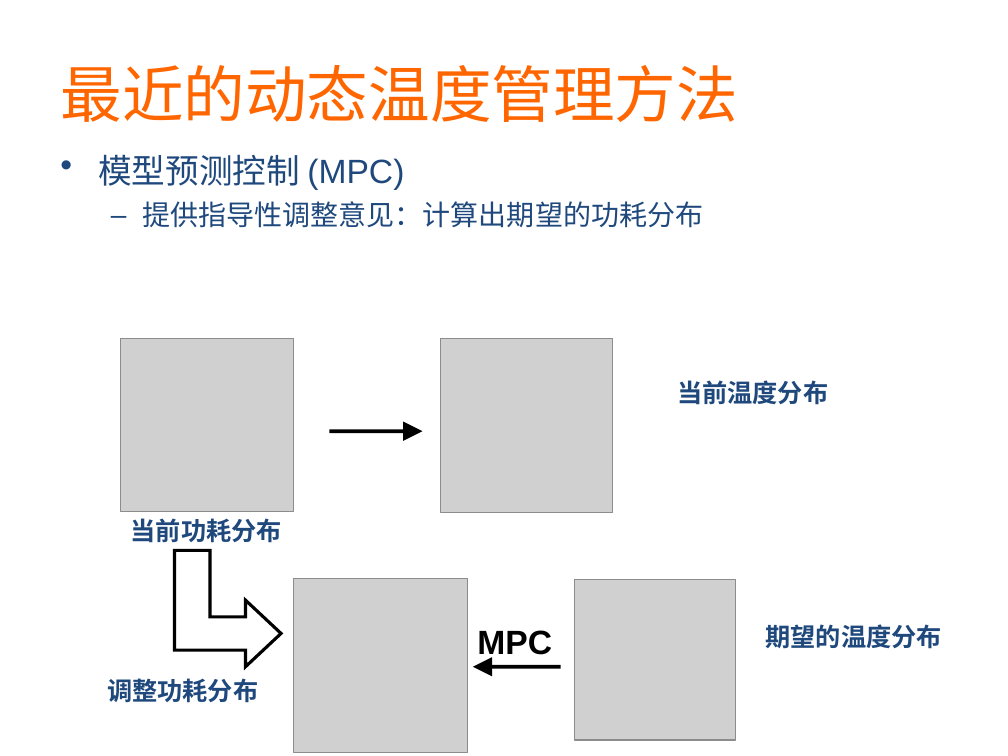
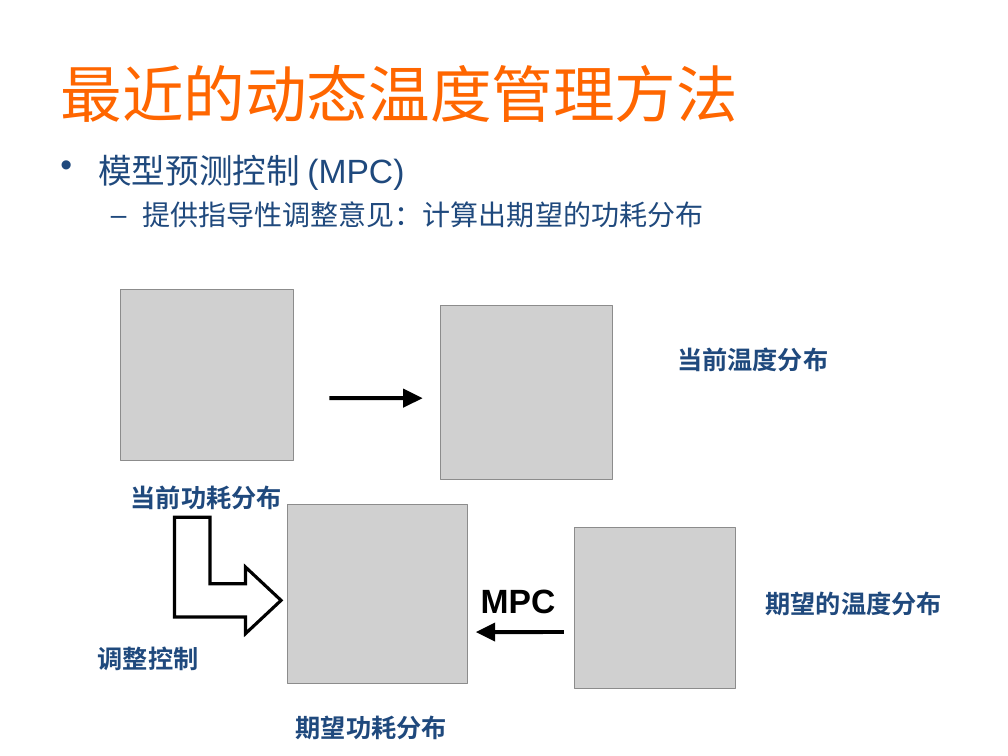
Before and after one commit to martian9/xin-yuan-houqin, a slide deck: slide 6 of ppt/majian.pptx. Drawn at 1008x756 pixels with LibreOffice and Linux fonts; fonts in the diff are those of the drawing; grey boxes stand for pictures. Boxes give left, top, right and bottom in pixels: in the first picture for what was removed or moved away, otherwise in the second. Text is boxed around its words. In the diff, an @@ line names an element or a change of style, - is before the commit and + after.

Commit message:
mod ppt

```diff
--- a/ppt/majian.pptx
+++ b/ppt/majian.pptx
@@ picture moved from (x1=121, y1=339, x2=293, y2=511) to (x1=121, y1=289, x2=293, y2=461) @@
@@ picture added at (x1=288, y1=505, x2=468, y2=683) @@
@@ 2 texts, 1 picture, 1 arrow, 1 freeform shape moved together from (x1=131, y1=339, x2=828, y2=667) to (x1=131, y1=305, x2=828, y2=634) @@
@@ picture moved from (x1=575, y1=580, x2=736, y2=740) to (x1=575, y1=528, x2=736, y2=688) @@
@@ picture removed at (x1=293, y1=579, x2=468, y2=753) @@
@@ text "MPC" rewrapped from (x1=477, y1=630, x2=552, y2=661) to (x1=481, y1=589, x2=556, y2=614) @@
@@ text "期望的温度分布" moved from (x1=766, y1=624, x2=942, y2=649) to (x1=766, y1=591, x2=942, y2=616) @@
@@ text at (x1=98, y1=646, x2=199, y2=670): text changed @@
-调整功耗分布
+调整控制
@@ arrow moved from (560, 666) - (473, 666) to (563, 632) - (476, 632) @@
@@ text added at (x1=296, y1=715, x2=447, y2=740), 18 pt, text #1F497D, bold @@
+期望功耗分布
```
Also in this commit, not shown: 1 other slide changed.
